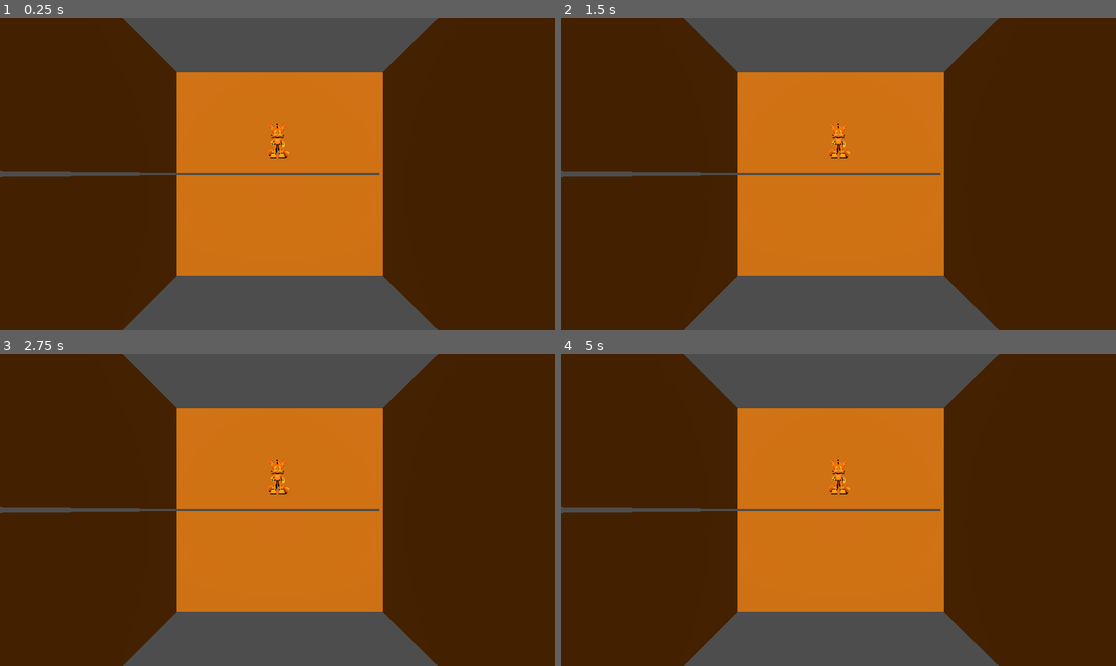
Above: before the commit, frames 1-4 (two rows, left to right).
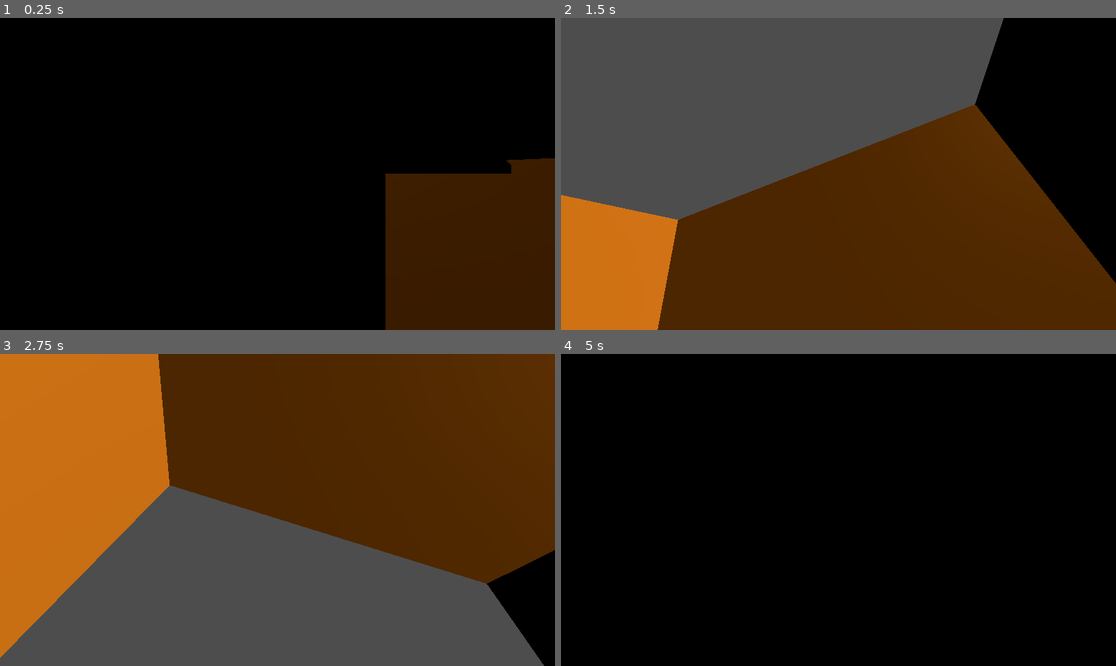
Above: after the commit, the same moments.

Repository: ameehan122/AndrewMMLabs
Game: Godot game, scene res://lab4.tscn
Two runs of this game, one before a commit and one after it. Both use one fixed random seed, a clock stepped at 60 frames per second and the inputs below.
Inputs (mouse positions are in pixels of both pictures, inside the frame that each line leads up to):
- Up to frame 1 (0.25 s): no input
- Up to frame 2 (1.5 s): tap Enter (ui_accept) at 0.5, 0.6 s; move the mouse to (960, 158) at 0.52 s; hold D (right) 0.53-1.28 s; tap Space (jump) at 0.77, 0.8, 1.07, 1.35 s; move the mouse to (727, 189) at 1.27 s; hold Down (back, bound only before the commit) from 1.28 s (still down)
- Up to frame 3 (2.75 s): tap Space (jump) at 1.52, 1.82, 2.3 s; tap Enter (ui_accept) at 1.55, 2.1 s; move the mouse to (333, 441) at 2.02 s; release Down (back, bound only before the commit) at 2.03 s; hold D (right) from 2.03 s (still down)
- Up to frame 4 (5 s): move the mouse to (810, 572) at 2.77 s; release D (right) at 2.78 s; hold W (forward, bound only before the commit) 2.78-3.53 s; tap Enter (ui_accept) at 2.85, 4.35 s; tap Space (jump) at 3.02, 3.32, 3.6, 3.77, 4.07, 4.52, 4.82 s; move the mouse to (1005, 556) at 3.52 s; hold A (left) from 3.53 s (still down); move the mouse to (672, 463) at 4.27 s

The runs differ from the first frame. In frame 1, 85% of the frame differs, in the area x 0-100%, y 0-100%; in frame 2, 73%; in frame 3, 71%; in frame 4, 100%.
Error before the commit: Parse Error: Could not find type "SpringArm" in the current scope. (res://tails_sonic_the_hedgehog/character.gd:11)

Commit message:
lab4 update

Diff:
--- a/lab4/lab4.tscn
+++ b/lab4/lab4.tscn
@@ -1,8 +1,7 @@
-[gd_scene load_steps=5 format=3 uid="uid://d1mi8jd3fscd5"]
+[gd_scene load_steps=4 format=3 uid="uid://d1mi8jd3fscd5"]
 
 [ext_resource type="PackedScene" uid="uid://c0avc3t13rg4s" path="res://tails_sonic_the_hedgehog/tails.gltf" id="1_ifjre"]
 [ext_resource type="Script" uid="uid://coqhpvbgeqb1e" path="res://tails_sonic_the_hedgehog/character.gd" id="2_18ntg"]
-[ext_resource type="Script" uid="uid://w0fjhuims7g2" path="res://spring_arm_3d.gd" id="3_ishhd"]
 
 [sub_resource type="CylinderShape3D" id="CylinderShape3D_ishhd"]
 
@@ -33,12 +32,21 @@
 size = Vector3(1, 10, 12)
 
 [node name="DirectionalLight3D" type="DirectionalLight3D" parent="container"]
-transform = Transform3D(1, 0, 0, 0, 0.875776, 0.482717, 0, -0.482717, 0.875776, 0, 9.51429, 9.64876)
+transform = Transform3D(0.951819, -0.305483, -0.0268575, 0.278151, 0.823134, 0.495058, -0.129124, -0.478676, 0.868445, -0.766802, 20.1043, 9.74766)
 light_color = Color(1, 0.555, 0.11, 1)
 light_energy = 2.038
 light_indirect_energy = 16.0
 light_volumetric_fog_energy = 14.495
 light_angular_distance = 24.55
+
+[node name="CSGBox3D" type="CSGBox3D" parent="container"]
+transform = Transform3D(1, 0, 0, 0, 1, 0, 0, 0, 1, -0.13834, -0.0889866, 6.35444)
+size = Vector3(3.32935, 2.17627, 7.52332)
+
+[node name="CSGPolygon3D" type="CSGPolygon3D" parent="container"]
+transform = Transform3D(1, 0, 0, 0, 1, 0, 0, 0, 1, -2.80307, 0, 6.98156)
+polygon = PackedVector2Array(0, 0, -2.82594, -0.371834, 1, 1, 1, 0)
+depth = 4.37
 
 [node name="Tails" parent="." instance=ExtResource("1_ifjre")]
 transform = Transform3D(1, 0, 0, 0, 1, 0, 0, 0, 1, 0, 0.379663, 0)
@@ -48,11 +56,10 @@
 transform = Transform3D(0.5, 0, 0, 0, 0.5, 0, 0, 0, 0.5, 0, 0.49641, 0)
 shape = SubResource("CylinderShape3D_ishhd")
 
-[node name="SpringArm3D" type="SpringArm3D" parent="Tails"]
+[node name="Pivot" type="Node3D" parent="Tails"]
 transform = Transform3D(1, 0, 0, 0, 1, 0, 0, 0, 1, 0, -0.379663, 0)
-spring_length = 7.0
-margin = 0.2
-script = ExtResource("3_ishhd")
 
-[node name="Camera3D" type="Camera3D" parent="Tails/SpringArm3D"]
-transform = Transform3D(1, 0, 0, 0, 1, 0, 0, 0, 1, 0, 1.75958, 0)
+[node name="SpringArm3D" type="SpringArm3D" parent="Tails/Pivot"]
+
+[node name="Camera3D" type="Camera3D" parent="Tails/Pivot/SpringArm3D"]
+transform = Transform3D(-0.920512, 0, 0.390715, 0, 1, 0, -0.390715, 0, -0.920512, 0.226505, 1.28898, -1.91168)
--- a/lab4/project.godot
+++ b/lab4/project.godot
@@ -33,13 +33,13 @@
 , Object(InputEventKey,"resource_local_to_scene":false,"resource_name":"","device":-1,"window_id":0,"alt_pressed":false …(186 unchanged characters)…
 ]
 }
-back={
+down={
 "deadzone": 0.2,
 "events": [Object(InputEventKey,"resource_local_to_scene":false,"resource_name":"","device":-1,"window_id":0,"alt_press …(195 unchanged characters)…
 , Object(InputEventKey,"resource_local_to_scene":false,"resource_name":"","device":-1,"window_id":0,"alt_pressed":false …(183 unchanged characters)…
 ]
 }
-forward={
+up={
 "deadzone": 0.2,
 "events": [Object(InputEventKey,"resource_local_to_scene":false,"resource_name":"","device":-1,"window_id":0,"alt_press …(192 unchanged characters)…
 , Object(InputEventKey,"resource_local_to_scene":false,"resource_name":"","device":-1,"window_id":0,"alt_pressed":false …(186 unchanged characters)…
--- a/lab4/spring_arm_3d.gd
+++ /dev/null
@@ -1 +0,0 @@
-extends SpringArm3D
--- a/lab4/tails_sonic_the_hedgehog/character.gd
+++ b/lab4/tails_sonic_the_hedgehog/character.gd
@@ -1,35 +1,34 @@
 extends CharacterBody3D
 
-@export var speed = 7.0
-@export var jump_strength = 20.0
-@export var gravity = 50.0
+
+const SPEED = 5.0
+const JUMP_VELOCITY = 4.5
+
+func _ready():
+	Input.mouse_mode = Input.MOUSE_MODE_CAPTURED
 
 
-var _velocity = Vector3.ZERO
-var _snap_vector = Vector3.DOWN
+func _physics_process(delta):
+	if not is_on_floor():
+		velocity += get_gravity() * delta
 
-@onready var _spring_arm: SpringArm = $SpringArm3D
-@onready var _model: Spatial = $Sketchfab_model/b2373691094946ba92dc1410953b0dae_fbx/RootNode/Tails
+	if Input.is_action_just_pressed("ui_accept") and is_on_floor():
+		velocity.y = JUMP_VELOCITY
 
+	var input_dir = Input.get_vector("left", "right", "up", "down")
+	var direction = (transform.basis * Vector3(input_dir.x, 0, input_dir.y)).normalized()
+	if direction:
+		velocity.x = direction.x * SPEED
+		velocity.z = direction.z * SPEED
+	else:
+		velocity.x = move_toward(velocity.x, 0, SPEED)
+		velocity.z = move_toward(velocity.z, 0, SPEED)
 
-func _physics_process(delta: float) -> void:
-	var move_direction = Vector3.ZERO
-	move_direction.x = Input.get_action_strength("right") - Input.get_action_strength("left")
-	move_direction.z = Input.get_action_strength("back") - Input.get_action_strength("forward")
-	move_direction = move_direction.rotated(Vector3.UP, _spring_arm.rotation.y).normalized()
+	move_and_slide()
 
-	_velocity.x = move_direction.x * speed
-	_velocity.z = move_direction.z * speed
-	_velocity.y = gravity * delta
-
-	var just_landed = is_on_floor() and _snap_vector == Vector3.ZERO
-	var is_jumping = is_on_floor() and Input.is_action_just_pressed("jump")
-	if is_jumping:
-		_velocity.y = jump_strength
-		_snap_vector = Vector3.ZERO
-	elif just_landed:
-		_snap_vector = Vector3.DOWN
-	_velocity = move_and_slide(_velocity, _snap_vector, Vector3.UP, true)
-
-func _process(delta: float) -> void:
-	_spring_arm.position = position
+func _input(event):
+	if event is InputEventMouseMotion:
+		rotate_y(deg_to_rad(event.relative.x))
+		$Pivot.rotate_x(deg_to_rad(-event.relative.y))
+		$Pivot.rotation_degrees.x = clampf($Pivot.rotation_degrees.x, -90, 45)
+		print($Pivot.rotation_degrees)
Not shown, removed: lab4/spring_arm_3d.gd.uid
